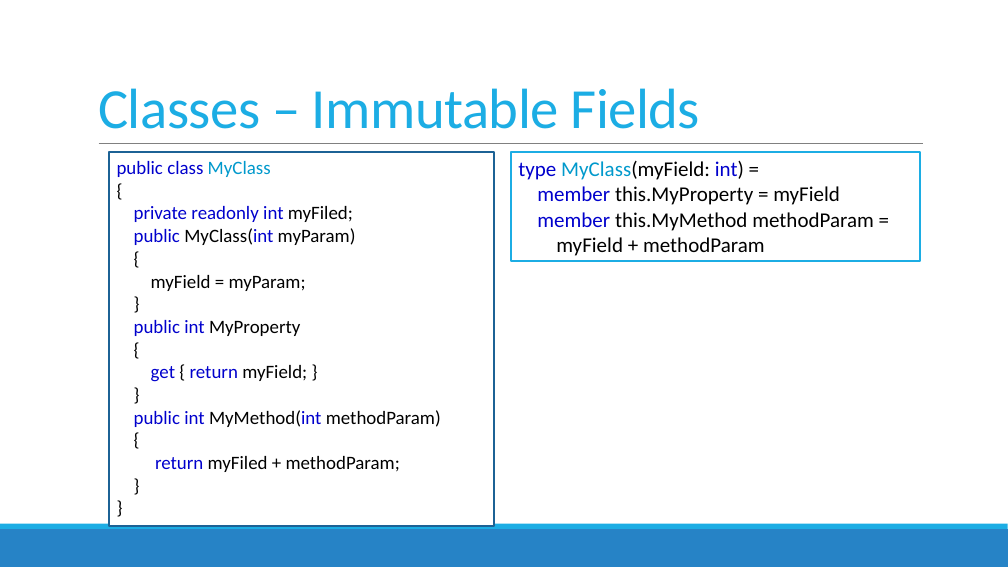
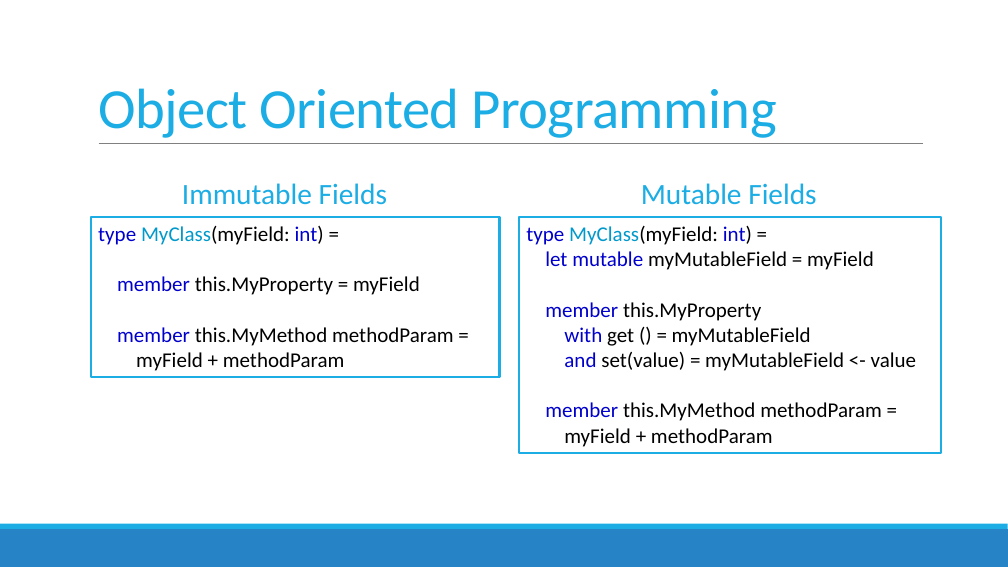
Before and after one commit to featuresnap/fsharpworkshop, a slide deck: slide 50 of FSharpWorkshop_Slides.pptx (slide 58 before the commit). Drawn at 1008x567 pixels with LibreOffice and Linux fonts; fonts in the diff are those of the drawing. Boxes give left, top, right and bottom in pixels: in the first picture for what was removed or moved away, otherwise in the second. Text is boxed around its words. In the diff, an @@ line names an element or a change of style, - is before the commit and + after.

```diff
--- a/FSharpWorkshop_Slides.pptx
+++ b/FSharpWorkshop_Slides.pptx
@@ title at (98, 88, 776, 138): text changed @@
-Classes – Immutable Fields
+Object Oriented Programming
@@ rectangle removed at (109, 152, 494, 526) @@
-public class MyClass
-{
-private readonly int myFiled;
-public MyClass(int myParam)
-{
-myField = myParam;
-}
-public int MyProperty
-{
-get { return myField; }
-}
-public int MyMethod(int methodParam)
-{
-return myFiled + methodParam;
-}
-}
@@ text added at (182, 183, 387, 205), 28 pt, text #1CADE4 @@
+Immutable Fields
@@ text added at (641, 183, 816, 205), 28 pt, text #1CADE4 @@
+Mutable Fields
@@ rectangle "type MyClass(myField: int) =": place and size @@
-rectangle "type MyClass(myField: int) =" at (511, 152, 920, 262)
+rectangle "type MyClass(myField: int) =" at (91, 217, 500, 377)
@@ rectangle added at (519, 217, 941, 454), fill #FFFFFF, outline #1CADE4 2 pt, 20 pt, text #000000 @@
+type MyClass(myField: int) =
+let mutable myMutableField = myField
+member this.MyProperty
+with get () = myMutableField
+and set(value) = myMutableField <- value
+member this.MyMethod methodParam =
+myField + methodParam
```
Also in this commit, not shown: 20 other slides changed, 1 slide added, 13 slides removed, 1 other file.
